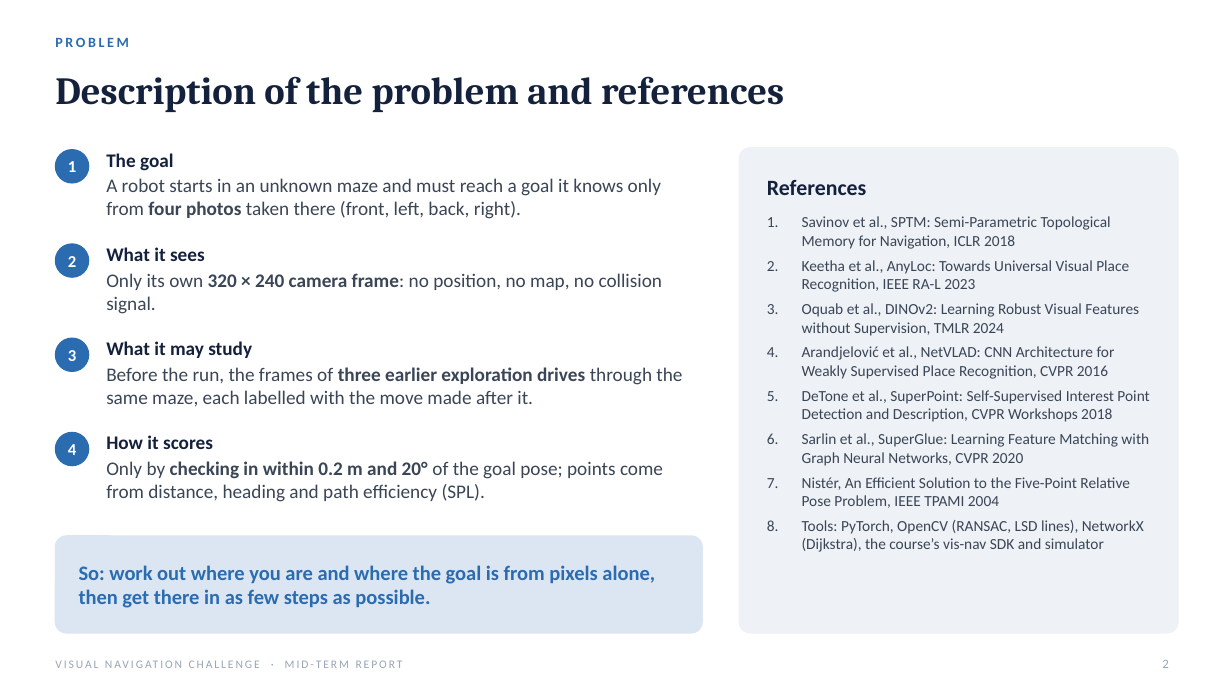
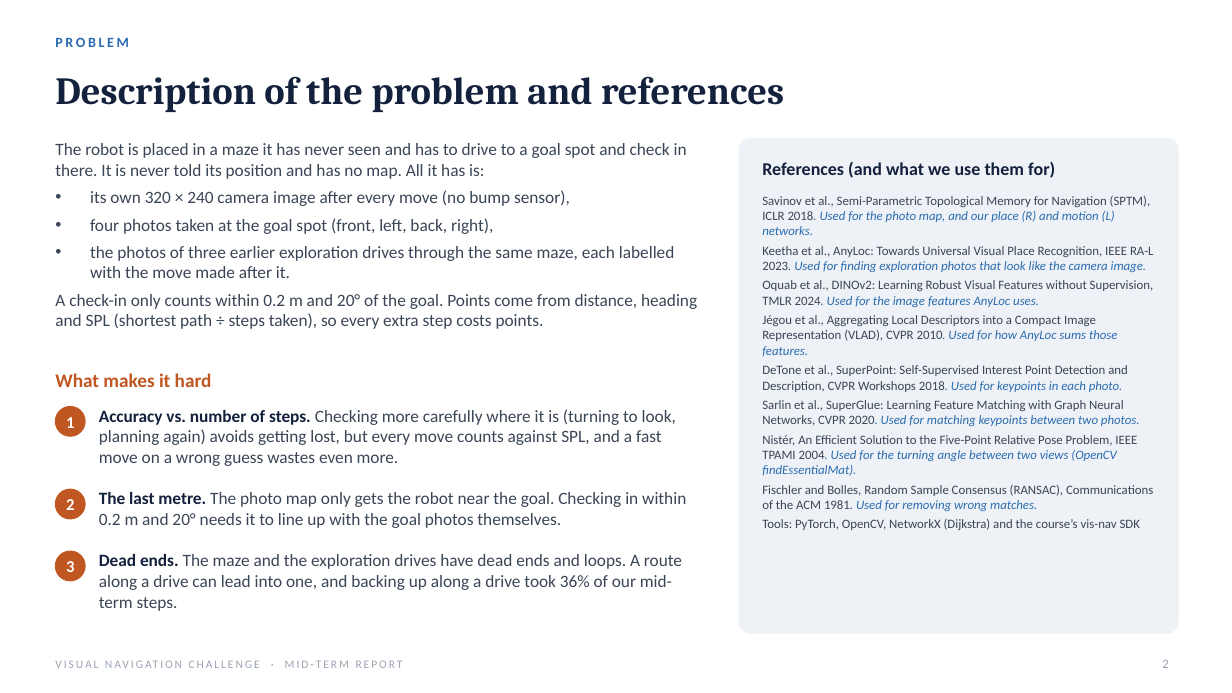
Before and after one commit to kartikparameshwaran/vis_nav_player_work, a slide deck: slide 2 of runs/Midterm_Report.pptx. Drawn at 1232x693 pixels with LibreOffice and Linux fonts; fonts in the diff are those of the drawing. Boxes give left, top, right and bottom in pixels: in the first picture for what was removed or moved away, otherwise in the second. Text is boxed around its words. In the diff, an @@ line names an element or a change of style, - is before the commit and + after.

```diff
--- a/runs/Midterm_Report.pptx
+++ b/runs/Midterm_Report.pptx
@@ text added at (55, 143, 697, 329), 13.5 pt, text #3A4556 @@
+The robot is placed in a maze it has never seen and has to drive to a goal spot and check in there. It is never told its position and has no map. All it has is:
+• its own 320 × 240 camera image after every move (no bump sensor),
+• four photos taken at the goal spot (front, left, back, right),
+• the photos of three earlier exploration drives through the same maze, each labelled with the move made after it.
+A check-in only counts within 0.2 m and 20° of the goal. Points come from distance, heading and SPL (shortest path ÷ steps taken), so every extra step costs points.
@@ rounded rectangle: place and size @@
-rounded rectangle at (739, 148, 1178, 633)
+rounded rectangle at (739, 139, 1178, 633)
@@ ellipse removed at (55, 150, 89, 183) @@
@@ text removed at (106, 153, 661, 219) @@
-The goal
-A robot starts in an unknown maze and must reach a goal it knows only from four photos taken there (front, left, back, right).
@@ text at (762, 162, 1055, 178): text changed; size 17 to 14 pt @@
-References
+References (and what we use them for)
@@ text at (762, 196, 1154, 530): text changed; size 12 to 10 pt @@
-1. Savinov et al., SPTM: Semi-Parametric Topological Memory for Navigation, ICLR 2018
-2. Keetha et al., AnyLoc: Towards Universal Visual Place Recognition, IEEE RA-L 2023
-3. Oquab et al., DINOv2: Learning Robust Visual Features without Supervision, TMLR 2024
-4. Arandjelović et al., NetVLAD: CNN Architecture for Weakly Supervised Place Recognition, CVPR 2016
-5. DeTone et al., SuperPoint: Self-Supervised Interest Point Detection and Description, CVPR Workshops 2018
-6. Sarlin et al., SuperGlue: Learning Feature Matching with Graph Neural Networks, CVPR 2020
-7. Nistér, An Efficient Solution to the Five-Point Relative Pose Problem, IEEE TPAMI 2004
-8. Tools: PyTorch, OpenCV (RANSAC, LSD lines), NetworkX (Dijkstra), the course’s vis-nav SDK and simulator
+1. Savinov et al., Semi-Parametric Topological Memory for Navigation (SPTM), ICLR 2018. Used for the photo map, and our place (R) and motion (L) networks.
+2. Keetha et al., AnyLoc: Towards Universal Visual Place Recognition, IEEE RA-L 2023. Used for finding exploration photos that look like the camera image.
+3. Oquab et al., DINOv2: Learning Robust Visual Features without Supervision, TMLR 2024. Used for the image features AnyLoc uses.
+4. Jégou et al., Aggregating Local Descriptors into a Compact Image Representation (VLAD), CVPR 2010. Used for how AnyLoc sums those features.
+5. DeTone et al., SuperPoint: Self-Supervised Interest Point Detection and Description, CVPR Workshops 2018. Used for keypoints in each photo.
+6. Sarlin et al., SuperGlue: Learning Feature Matching with Graph Neural Networks, CVPR 2020. Used for matching keypoints between two photos.
+7. Nistér, An Efficient Solution to the Five-Point Relative Pose Problem, IEEE TPAMI 2004. Used for the turning angle between two views (OpenCV findEssentialMat).
+8. Fischler and Bolles, Random Sample Consensus (RANSAC), Communications of the ACM 1981. Used for removing wrong matches.
+9. Tools: PyTorch, OpenCV, NetworkX (Dijkstra) and the course’s vis-nav SDK
@@ ellipse removed at (55, 244, 89, 277) @@
@@ text removed at (106, 247, 663, 314) @@
-What it sees
-Only its own 320 × 240 camera frame: no position, no map, no collision signal.
@@ ellipse removed at (55, 338, 89, 372) @@
@@ text removed at (106, 341, 682, 407) @@
-What it may study
-Before the run, the frames of three earlier exploration drives through the same maze, each labelled with the move made after it.
@@ text added at (55, 373, 212, 387), 15 pt, text #C05621, bold @@
+What makes it hard
@@ text "1": place and size @@
-text "1" at (68, 161, 76, 172)
+text "1" at (66, 417, 74, 428)
@@ ellipse: place and size @@
-ellipse at (55, 433, 89, 466)
+ellipse at (55, 407, 85, 436)
@@ ellipse at (55, 407, 85, 436): fill #2B6CB0 to #C05621; outline #2B6CB0 1 pt to #C05621 1 pt @@
@@ text added at (99, 409, 676, 466), 13.5 pt, text #3A4556 @@
+Accuracy vs. number of steps. Checking more carefully where it is (turning to look, planning again) avoids getting lost, but every move counts against SPL, and a fast move on a wrong guess wastes even more.
@@ text removed at (68, 444, 76, 455) @@
-4
@@ text "2": place and size @@
-text "2" at (68, 256, 76, 267)
+text "2" at (66, 499, 74, 510)
@@ ellipse added at (55, 489, 85, 518), fill #C05621, outline #C05621 1 pt @@
@@ text at (99, 492, 686, 528): text changed; size 15 to 13.5 pt @@
-How it scores
-Only by checking in within 0.2 m and 20° of the goal pose; points come from distance, heading and path efficiency (SPL).
+The last metre. The photo map only gets the robot near the goal. Checking in within 0.2 m and 20° needs it to line up with the goal photos themselves.
@@ rounded rectangle removed at (55, 536, 702, 633) @@
@@ text "3": place and size @@
-text "3" at (68, 350, 76, 361)
+text "3" at (66, 561, 74, 572)
@@ ellipse added at (55, 551, 85, 580), fill #C05621, outline #C05621 1 pt @@
@@ text removed at (79, 565, 655, 608) @@
-So: work out where you are and where the goal is from pixels alone, then get there in as few steps as possible.
@@ text added at (99, 554, 682, 611), 13.5 pt, text #3A4556 @@
+Dead ends. The maze and the exploration drives have dead ends and loops. A route along a drive can lead into one, and backing up along a drive took 36% of our mid-term steps.
```
Also in this commit, not shown: 1 other slide changed, 2 slides added, 2 slides removed.
